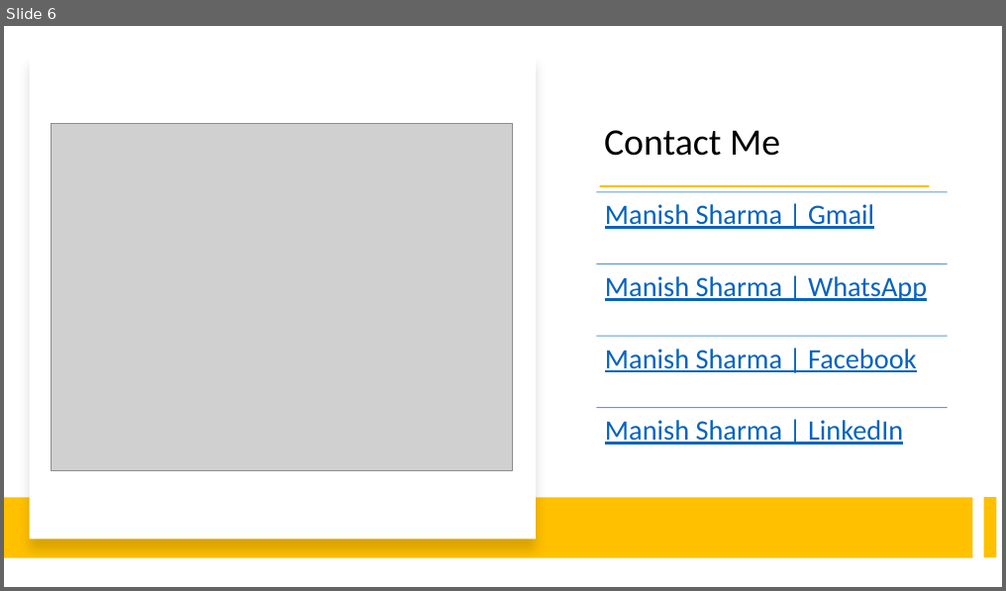
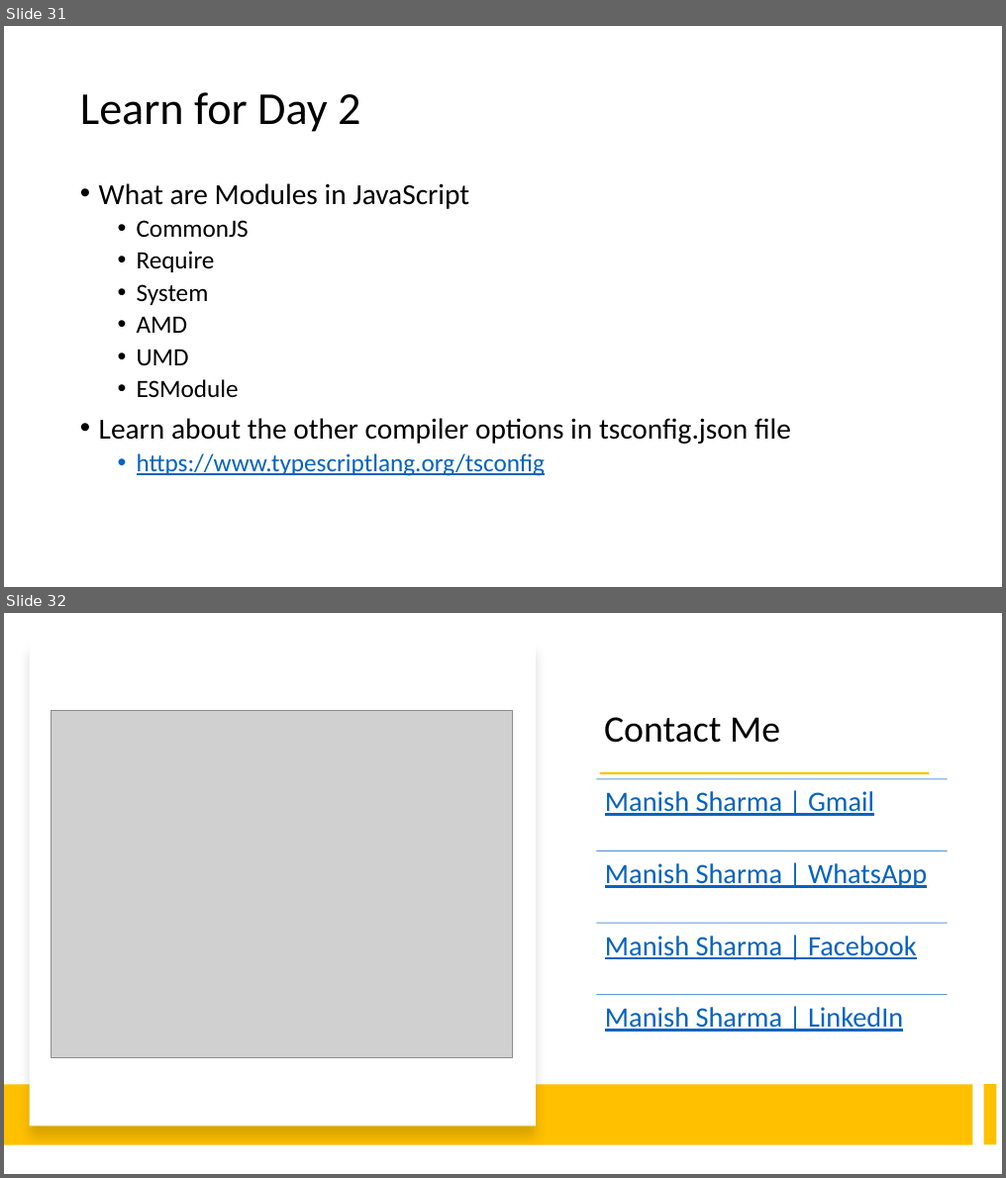
Before and after one commit to manishvbn/TypeScript_Jun22, a slide deck: Notes/TypeScript.pptx. Shown one above the other, each under a label of ours: slide 6 before the commit, slides 31 and 32 after it. The pictures are 1006x591 and 1006x1178 pixels, drawn with LibreOffice and Linux fonts; fonts in the diff are those of the drawing; grey boxes stand for pictures. Boxes give left, top, right and bottom in pixels: in the first picture for what was removed or moved away, otherwise in the second. Text is boxed around its words. In the diff, an @@ line names an element or a change of style, - is before the commit and + after.

```diff
--- a/Notes/TypeScript.pptx
+++ b/Notes/TypeScript.pptx
@@ slide 31 added at [4, 26, 1002, 587], background #FFFFFF @@
@@ title added at [80, 92, 360, 132], 44 pt, text #000000 @@
+Learn for Day 2
@@ text added at [99, 183, 791, 476], 28 pt, text #000000 @@
+• What are Modules in JavaScript
+  • CommonJS
+  • Require
+  • System
+  • AMD
+  • UMD
+  • ESModule
+• Learn about the other compiler options in tsconfig.json file
+  • https://www.typescriptlang.org/tsconfig
@@ what was slide 6 is now slide 32 @@
```
Also in this commit, not shown: 25 other slides added.
